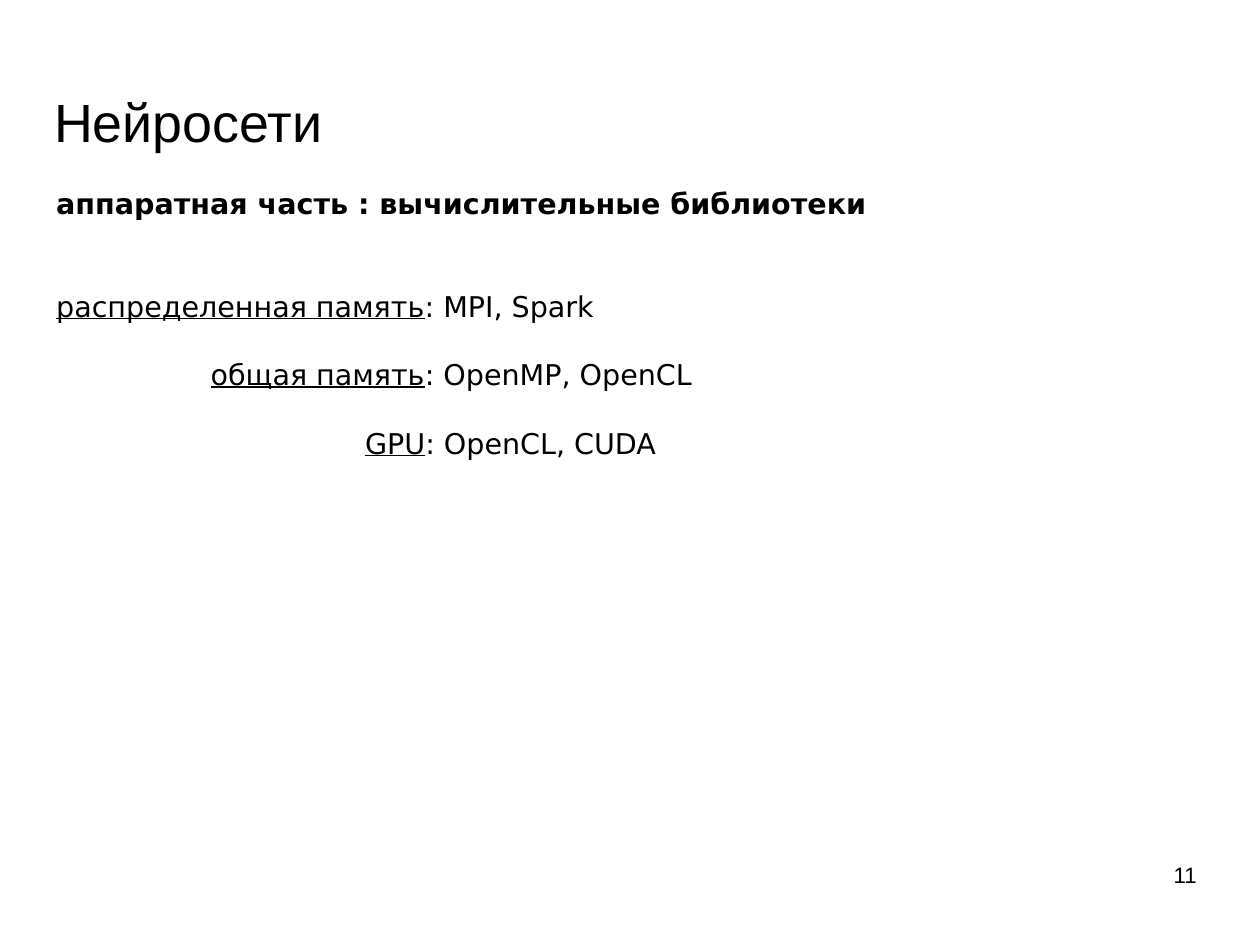
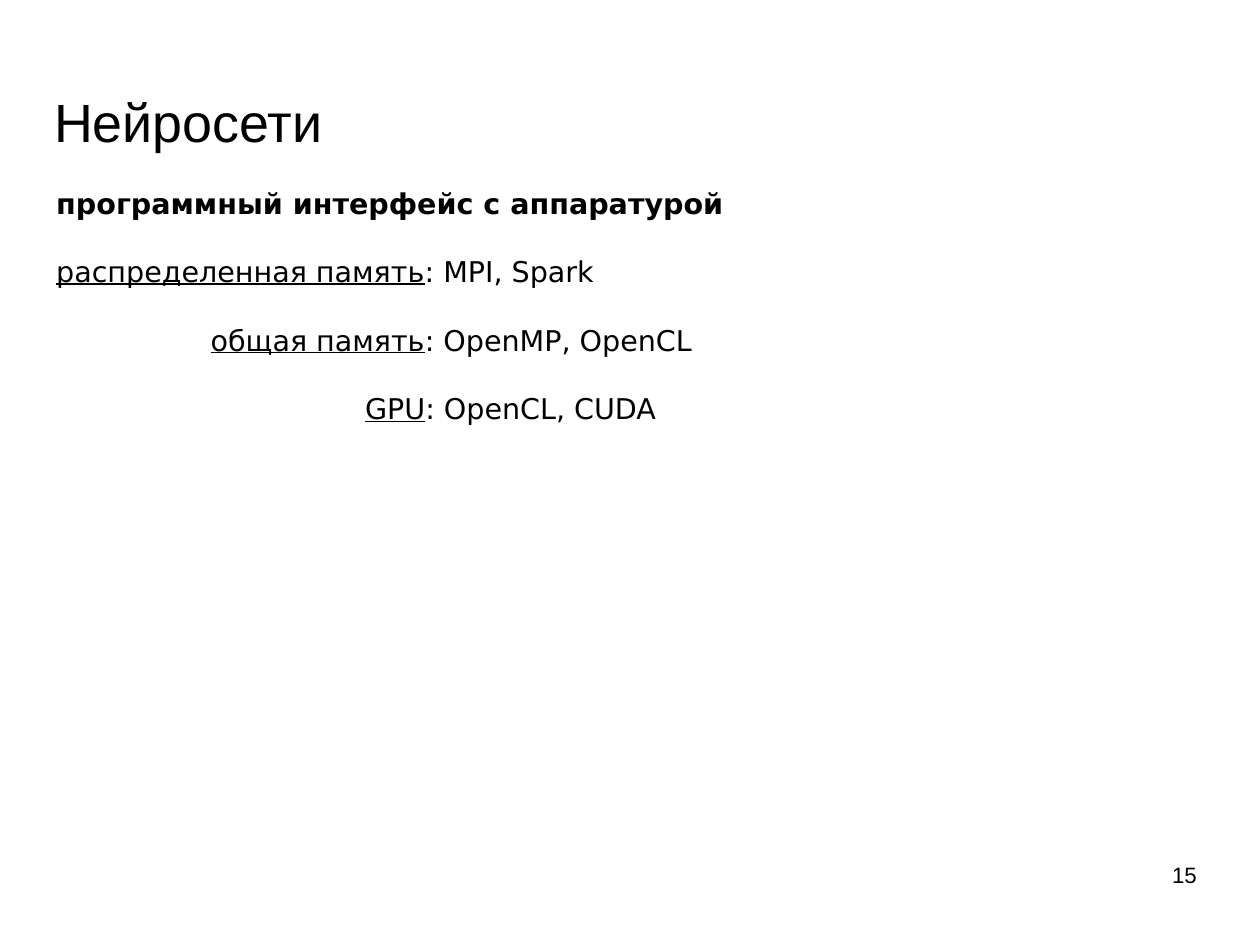
Before and after one commit to mechanoid5/ml_lectorium_legacy, a slide deck: slide 15 of 19-tech-stack-tf.odp (slide 11 before the commit). Drawn at 1260x945 pixels with LibreOffice and Linux fonts; fonts in the diff are those of the drawing; background and template pictures are left out. Boxes give left, top, right and bottom in pixels: in the first picture for what was removed or moved away, otherwise in the second. Text is boxed around its words. In the diff, an @@ line names an element or a change of style, - is before the commit and + after.

```diff
--- a/19-tech-stack-tf.odp
+++ b/19-tech-stack-tf.odp
@@ text at [56, 192, 723, 220]: text changed @@
-аппаратная часть : вычислительные библиотеки
+программный интерфейс с аппаратурой
@@ page number at [1172, 867, 1197, 884]: text changed @@
-11
+15
```
Also in this commit, not shown: 9 other slides changed, 8 slides added, 2 slides removed.
